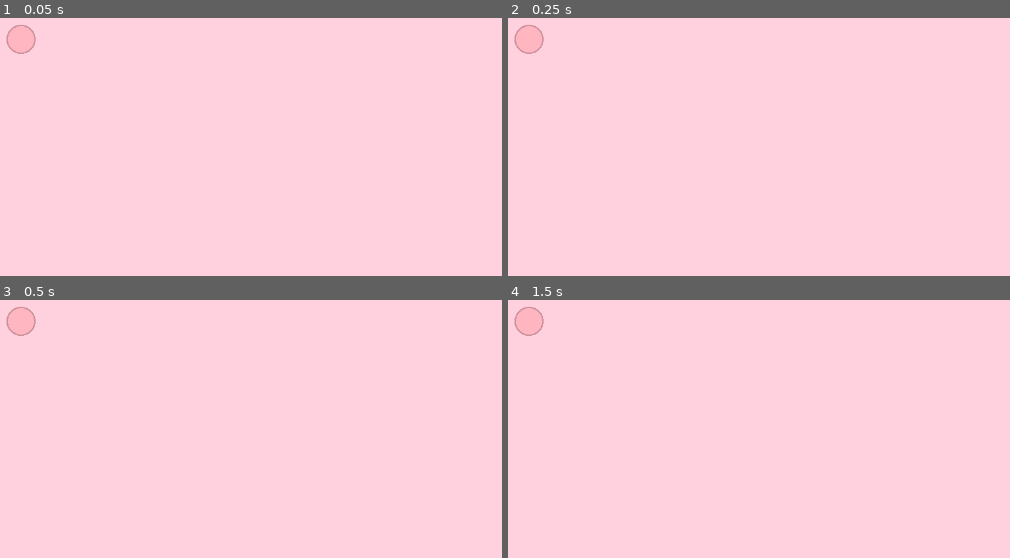
Above: before the commit, frames 1-4 (two rows, left to right).
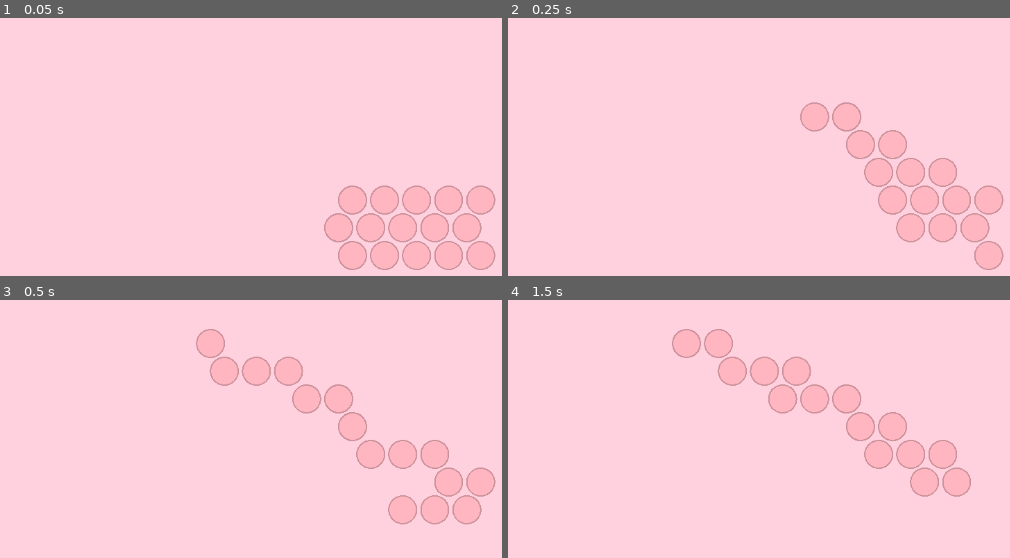
Above: after the commit, the same moments.

Repository: JungoQuentin/Doom2
Game: Godot game, scene res://node_2d.tscn
The game is run twice, just before and just after one commit, with the same random seed, the same clock (stepped at 60 frames per second) and the same inputs.
Inputs (mouse positions are in pixels of both pictures, inside the frame that each line leads up to):
- Up to frame 1 (0.05 s): no input
- Up to frame 2 (0.25 s): no input
- Up to frame 3 (0.5 s): no input
- Up to frame 4 (1.5 s): move the mouse to (864, 320) at 0.52 s; click (864, 320) at 0.67 s; tap Enter at 1.25 s; move the mouse to (528, 367) at 1.27 s; click (528, 367) at 1.42 s

The runs differ from the first frame. In frame 1, 8.3% of the frame differs, in the area x 1-99%, y 2-98%; in frame 2, 8.3%; in frame 3, 8.3%; in frame 4, 8.3%.

Commit message:
feat: auto-center logique

Diff:
--- a/node_2d.gd
+++ b/node_2d.gd
@@ -1,5 +1,6 @@
 extends Node2D
 
+const CENTER:= Vector2i(1_000, 1_000)
 const hex_ratio: float = 2/sqrt(3);
 const h: float = 40.0; # Cell size
 const overh: float = 1;
@@ -11,6 +12,32 @@
 var cells: Array[Cell] = [Cell.new(Vector2i(5, 5), Cell.CellType.TYPE1)];
 # Coords of the tile under the mouse cursor
 var mouse_tile: Vector2i;
+
+func _ready() -> void:
+	$Camera2D.position = tile_to_pos(CENTER);
+	cells = [
+		Cell.new(Vector2i(1_005, 1_005), Cell.CellType.TYPE1),
+		Cell.new(Vector2i(1_006, 1_005), Cell.CellType.TYPE1),
+		Cell.new(Vector2i(1_007, 1_005), Cell.CellType.TYPE1),
+		Cell.new(Vector2i(1_008, 1_005), Cell.CellType.TYPE1),
+		Cell.new(Vector2i(1_009, 1_005), Cell.CellType.TYPE1),
+		#
+		Cell.new(Vector2i(1_005, 1_006), Cell.CellType.TYPE1),
+		Cell.new(Vector2i(1_006, 1_006), Cell.CellType.TYPE1),
+		Cell.new(Vector2i(1_007, 1_006), Cell.CellType.TYPE1),
+		Cell.new(Vector2i(1_008, 1_006), Cell.CellType.TYPE1),
+		Cell.new(Vector2i(1_009, 1_006), Cell.CellType.TYPE1),
+		#
+		Cell.new(Vector2i(1_005, 1_007), Cell.CellType.TYPE1),
+		Cell.new(Vector2i(1_006, 1_007), Cell.CellType.TYPE1),
+		Cell.new(Vector2i(1_007, 1_007), Cell.CellType.TYPE1),
+		Cell.new(Vector2i(1_008, 1_007), Cell.CellType.TYPE1),
+		Cell.new(Vector2i(1_009, 1_007), Cell.CellType.TYPE1),
+	];
+	cells.shuffle()
+	coords = Utils.cells_list_to_dict(cells)
+	start_auto_move_to_center()
+
 
 func _input(event: InputEvent) -> void:
 	if event is InputEventMouseButton and event.button_index == MOUSE_BUTTON_LEFT and event.pressed:
@@ -60,3 +87,31 @@
 func tile_to_pos(tile_coords: Vector2i) -> Vector2:
 	var odd = tile_coords.y % 2;
 	return h * Vector2(hex_ratio * tile_coords.x + odd * 0.5, tile_coords.y)
+
+
+
+## Lance la logique de deplacement automatique vers le centre
+## Un timer qui run toutes les x secondes
+func start_auto_move_to_center() -> void:
+	var timer = Timer.new()
+	add_child(timer)
+	timer.wait_time = 0.05
+	timer.timeout.connect(func(): cells.map(func(cell): try_to_move_to_center(cell)))
+	timer.autostart = true
+	timer.start()
+
+## Bouge une cellule vers sa new_position
+func move_cell(cell: Cell, new_position: Vector2i) -> void:
+	coords.erase(cell.center)
+	coords[new_position] = cell.cell_type
+	cell.center = new_position
+	queue_redraw()
+
+## Bouge une cellule vers le centre si possible
+func try_to_move_to_center(cell: Cell) -> void:
+	if cell.cell_type != Cell.CellType.TYPE1:
+		return # TODO calcul different
+	var direction = Utils.vec_to_direction(CENTER - cell.center)
+	var new_position = cell.center + Utils.vec_from_dir(direction)
+	if !coords.has(new_position):
+		move_cell(cell, new_position)
